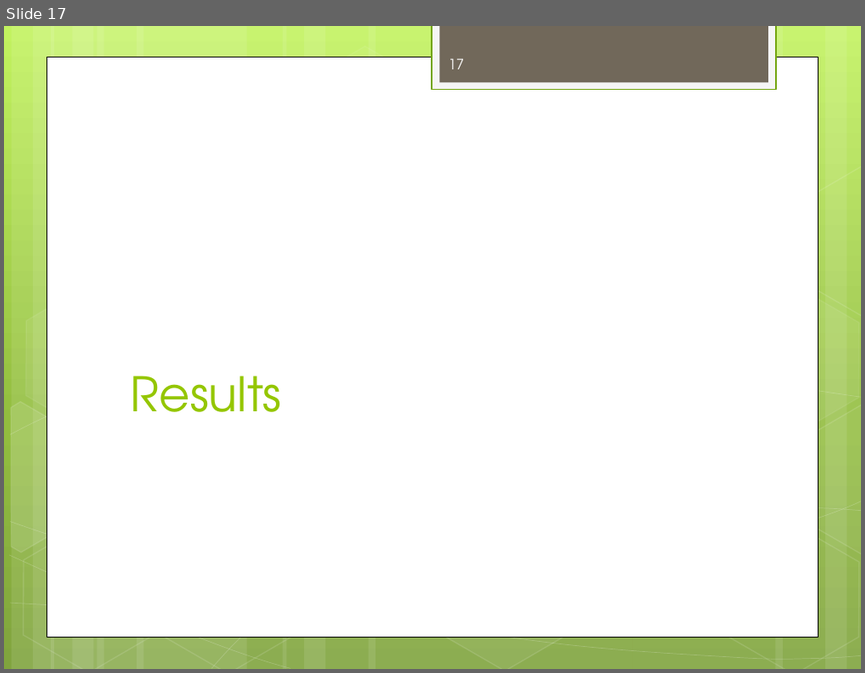
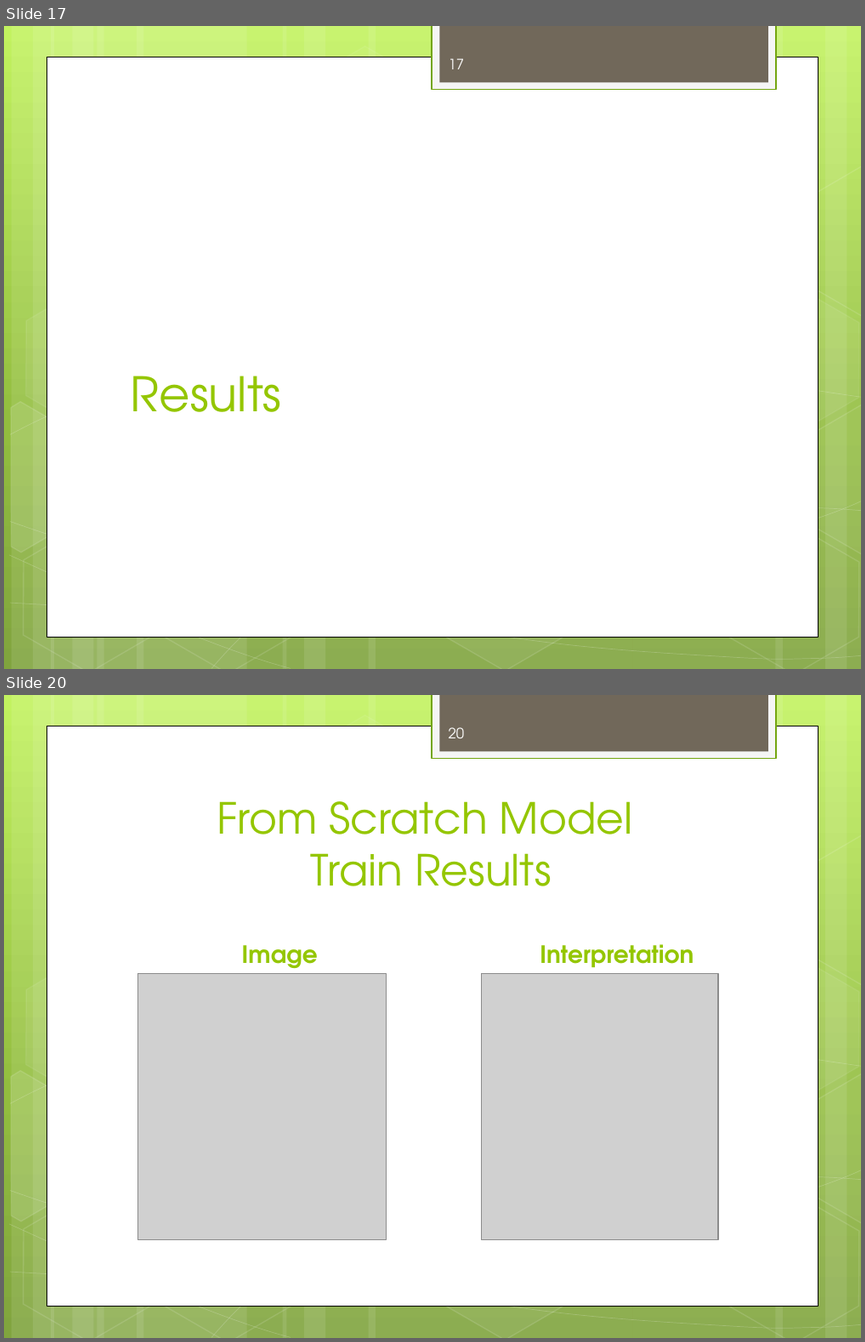
Before and after one commit to RaiMar96/AdversarialAttacksAndInterpretability-covid-chestxray-, a slide deck: docs/ProjectOverview.pptx. Shown one above the other, each under a label of ours: slide 17 before the commit, slides 17 and 20 after it; the slides between them are not shown. The pictures are 865x673 and 865x1342 pixels, drawn with LibreOffice and Linux fonts; fonts in the diff are those of the drawing; grey boxes stand for pictures. Boxes give left, top, right and bottom in pixels: in the first picture for what was removed or moved away, otherwise in the second. Text is boxed around its words. In the diff, an @@ line names an element or a change of style, - is before the commit and + after.

```diff
--- a/docs/ProjectOverview.pptx
+++ b/docs/ProjectOverview.pptx
@@ slide 20 added at (x1=4, y1=695, x2=861, y2=1338), background gradient #C3F35F to #93BF3F to #81A53E; not listed: 31 template elements that a slide beside it also shows @@
@@ page number added at (x1=449, y1=727, x2=465, y2=738), 12 pt, text #FEFEFE @@
+20
@@ title added at (x1=217, y1=801, x2=633, y2=886), 36 pt, text #94C600 @@
+From Scratch Model
+Train Results
@@ text added at (x1=242, y1=945, x2=318, y2=969), 20 pt, text #94C600, bold @@
+Image
@@ text added at (x1=540, y1=944, x2=693, y2=968), 20 pt, text #94C600, bold @@
+Interpretation
@@ picture added at (x1=137, y1=974, x2=386, y2=1239) @@
@@ picture added at (x1=481, y1=974, x2=719, y2=1239) @@
```
Also in this commit, not shown: 11 slides changed, 1 other slide added, 1 slide removed, 1 other file.
